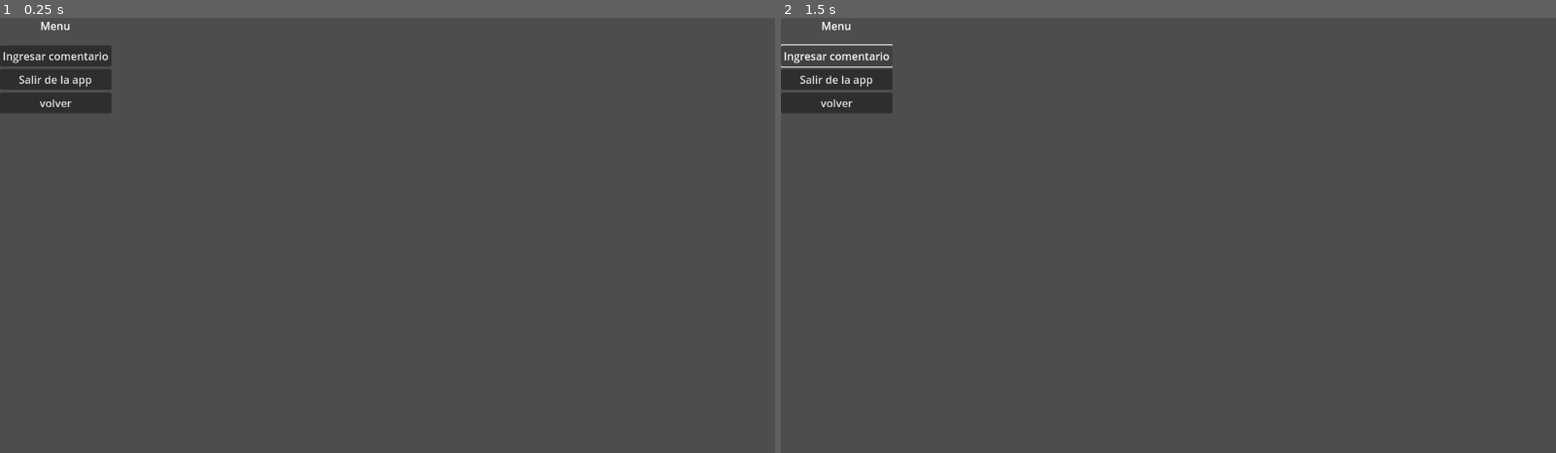
Above: before the commit, frames 1-2 (left to right).
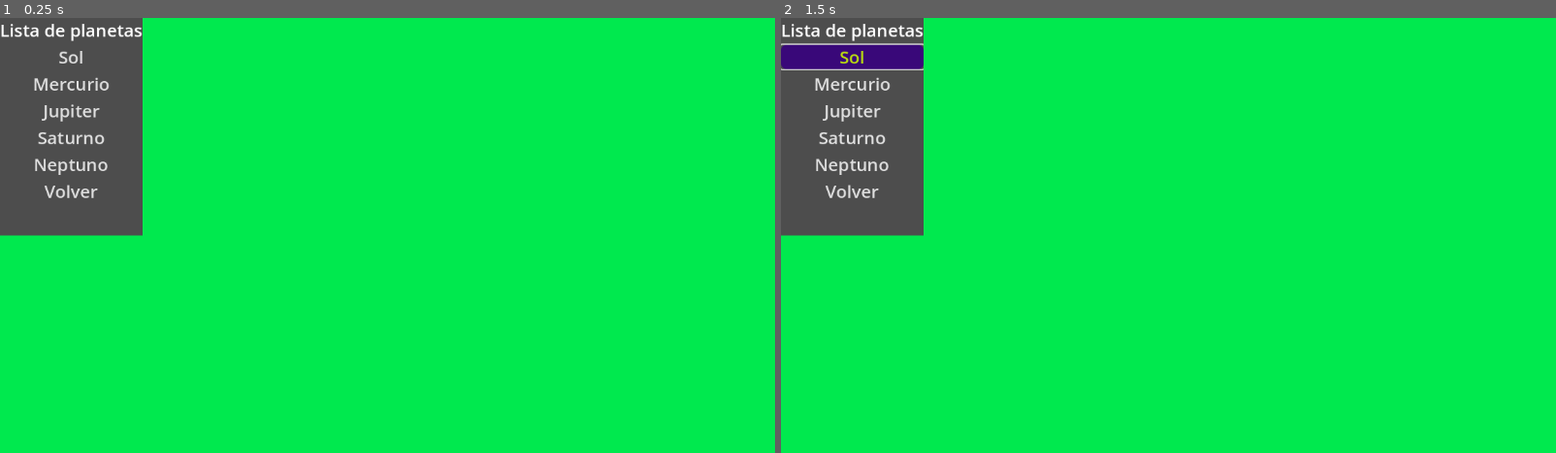
Above: after the commit, the same moments.

Repository: USER1012007/ElvisTec
Game: Godot game, scene res://frontend/main_scene.tscn
The game is run twice, just before and just after one commit, with the same random seed, the same clock (stepped at 60 frames per second) and the same inputs. This scene is started directly instead of the project's main scene.
Inputs (mouse positions are in pixels of both pictures, inside the frame that each line leads up to):
- Up to frame 1 (0.25 s): no input
- Up to frame 2 (1.5 s): click "Menu" at 0.5 s; click (835, 57) at 1.25 s, where only the run before the commit has a clickable "Ingresar comentario"

The runs differ from the first frame. In frame 1, 93% of the frame differs, in the area x 0-100%, y 0-100%; in frame 2, 94%.

Commit message:
Update of the files in the frontend on the main scene and modifications in the assets

Diff:
--- /dev/null
+++ b/frontend/diseño_button.gd
@@ -0,0 +1,14 @@
+extends Button
+func _ready() -> void:
+	var normal = StyleBoxFlat.new()
+	normal.bg_color = Color(0,0,0,0)  # color azul
+	normal.corner_radius_top_left = 8
+	normal.corner_radius_top_right = 8
+	normal.corner_radius_bottom_left = 8
+	normal.corner_radius_bottom_right = 8
+
+	add_theme_stylebox_override("normal", normal)
+
+	var hover = normal.duplicate()
+	hover.bg_color = Color("#390879")   # color al pasar el mouse
+	add_theme_stylebox_override("hover", hover)
--- /dev/null
+++ b/frontend/index.tscn
@@ -0,0 +1,26 @@
+[gd_scene load_steps=2 format=3 uid="uid://dpl2gjxmg7g4t"]
+
+[ext_resource type="Texture2D" uid="uid://cqalj4kmxmh5n" path="res://assets/fronted_img/galaxia.jpg" id="1_7fspv"]
+
+[node name="Control" type="Control"]
+layout_mode = 3
+anchors_preset = 15
+anchor_right = 1.0
+anchor_bottom = 1.0
+grow_horizontal = 2
+grow_vertical = 2
+
+[node name="TextureRect" type="TextureRect" parent="."]
+layout_mode = 1
+anchors_preset = -1
+anchor_left = -2.2800002
+anchor_top = -1.6790001
+anchor_right = 4.4370003
+anchor_bottom = 3.0170002
+offset_left = -15289.439
+offset_top = -149.00793
+offset_right = 497.57568
+offset_bottom = 814.9839
+grow_horizontal = 2
+grow_vertical = 2
+texture = ExtResource("1_7fspv")
--- a/frontend/main_scene.gd
+++ b/frontend/main_scene.gd
@@ -1,6 +1,7 @@
 extends Control
 
 @onready var pop1_popup = $Popup
+@onready var pop2_popup = $Popup2
 
 func _on_button_pressed() -> void:
 	pop1_popup.popup_centered()
@@ -10,3 +11,12 @@
 func _on_salir_pressed() -> void:
 	get_tree().quit()
 	pass # Replace with function body.
+
+func _on_planetas_pressed() -> void:
+	pop2_popup.popup_centered()
+	pass # Replace with function body.
+
+
+func _on_volver_2_pressed() -> void:
+	pop1_popup.popup_centered()
+	pass # Replace with function body.
--- a/frontend/main_scene.tscn
+++ b/frontend/main_scene.tscn
@@ -1,7 +1,11 @@
-[gd_scene load_steps=3 format=3 uid="uid://5i16ushsqe5v"]
+[gd_scene load_steps=6 format=3 uid="uid://5i16ushsqe5v"]
 
 [ext_resource type="Script" uid="uid://bubt43gelp8kk" path="res://frontend/main_scene.gd" id="1_6hmje"]
 [ext_resource type="Script" uid="uid://dqmlev43wydi" path="res://frontend/menu.gd" id="2_ivsrt"]
+[ext_resource type="Script" uid="uid://bo27wk2nic5m5" path="res://frontend/diseño_button.gd" id="2_rleuo"]
+[ext_resource type="Script" uid="uid://bvrsthe6mnias" path="res://frontend/popup_2.gd" id="4_jheov"]
+
+[sub_resource type="StyleBoxFlat" id="StyleBoxFlat_ivsrt"]
 
 [node name="MainScene" type="Control"]
 layout_mode = 3
@@ -12,60 +16,161 @@
 grow_vertical = 2
 script = ExtResource("1_6hmje")
 
-[node name="MarginContainer" type="MarginContainer" parent="."]
+[node name="ColorRect" type="ColorRect" parent="."]
 layout_mode = 1
 anchors_preset = 15
 anchor_right = 1.0
 anchor_bottom = 1.0
 grow_horizontal = 2
 grow_vertical = 2
-theme_override_constants/margin_left = 7
-theme_override_constants/margin_top = 7
-theme_override_constants/margin_right = 7
-theme_override_constants/margin_bottom = 7
+color = Color(1.0588765e-06, 0.9125124, 0.3066011, 1)
 
-[node name="VBoxContainer" type="VBoxContainer" parent="MarginContainer"]
-layout_mode = 2
+[node name="VBoxContainer" type="VBoxContainer" parent="ColorRect"]
+layout_mode = 0
+offset_right = 1138.0
+offset_bottom = 634.0
 
-[node name="Button" type="Button" parent="MarginContainer/VBoxContainer"]
+[node name="Button" type="Button" parent="ColorRect/VBoxContainer"]
 layout_mode = 2
 size_flags_horizontal = 0
+theme_override_colors/font_hover_color = Color(0.73333335, 0.87058824, 0.05882353, 1)
 theme_override_font_sizes/font_size = 25
 text = "Menu
 "
+script = ExtResource("2_rleuo")
 
 [node name="Popup" type="Popup" parent="."]
 oversampling_override = 1.0
-size = Vector2i(166, 146)
-visible = true
+size = Vector2i(317, 316)
 script = ExtResource("2_ivsrt")
 
 [node name="VBoxContainer" type="VBoxContainer" parent="Popup"]
-offset_right = 40.0
-offset_bottom = 40.0
+offset_right = 317.0
+offset_bottom = 318.0
 
 [node name="Label" type="Label" parent="Popup/VBoxContainer"]
 layout_mode = 2
 size_flags_horizontal = 4
+theme_override_font_sizes/font_size = 36
 text = "Menu"
 
 [node name="MarginContainer" type="MarginContainer" parent="Popup/VBoxContainer"]
 layout_mode = 2
 theme_override_constants/margin_top = 10
 
-[node name="comentario" type="Button" parent="Popup/VBoxContainer"]
+[node name="Planetas" type="Button" parent="Popup/VBoxContainer"]
 layout_mode = 2
-text = "Ingresar comentario"
+theme_override_colors/font_hover_color = Color(0.73333335, 0.87058824, 0.05882353, 1)
+theme_override_font_sizes/font_size = 36
+text = "Planetas"
+script = ExtResource("2_rleuo")
+
+[node name="Sis_Escala" type="Button" parent="Popup/VBoxContainer"]
+layout_mode = 2
+theme_override_colors/font_hover_color = Color(0.73333335, 0.87058824, 0.05882353, 1)
+theme_override_font_sizes/font_size = 36
+text = "Sistema a escala
+"
+script = ExtResource("2_rleuo")
 
 [node name="salir" type="Button" parent="Popup/VBoxContainer"]
 layout_mode = 2
+theme_override_colors/font_hover_color = Color(0.73333335, 0.87058824, 0.05882353, 1)
+theme_override_font_sizes/font_size = 36
 text = "Salir de la app"
+script = ExtResource("2_rleuo")
 
 [node name="volver" type="Button" parent="Popup/VBoxContainer"]
 layout_mode = 2
-text = "volver"
+theme_override_colors/font_hover_color = Color(0.73333335, 0.87058824, 0.05882353, 1)
+theme_override_font_sizes/font_size = 36
+theme_override_styles/hover_pressed = SubResource("StyleBoxFlat_ivsrt")
+text = "Volver"
+script = ExtResource("2_rleuo")
 
-[connection signal="pressed" from="MarginContainer/VBoxContainer/Button" to="." method="_on_button_pressed"]
-[connection signal="pressed" from="Popup/VBoxContainer/comentario" to="Popup" method="_on_comentario_pressed"]
+[node name="Popup2" type="Popup" parent="."]
+oversampling_override = 1.0
+size = Vector2i(212, 324)
+visible = true
+script = ExtResource("4_jheov")
+
+[node name="VBoxContainer" type="VBoxContainer" parent="Popup2"]
+offset_right = 192.0
+offset_bottom = 233.0
+
+[node name="Label" type="Label" parent="Popup2/VBoxContainer"]
+layout_mode = 2
+theme_override_font_sizes/font_size = 26
+text = "Lista de planetas"
+horizontal_alignment = 1
+
+[node name="Sol" type="Button" parent="Popup2/VBoxContainer"]
+layout_mode = 2
+theme_override_colors/font_hover_color = Color(0.73333335, 0.87058824, 0.05882353, 1)
+theme_override_font_sizes/font_size = 26
+text = "Sol"
+script = ExtResource("2_rleuo")
+
+[node name="Mercurio" type="Button" parent="Popup2/VBoxContainer"]
+layout_mode = 2
+theme_override_colors/font_hover_color = Color(0.73333335, 0.87058824, 0.05882353, 1)
+theme_override_font_sizes/font_size = 26
+text = "Mercurio"
+script = ExtResource("2_rleuo")
+
+[node name="Venus" type="Button" parent="Popup2/VBoxContainer"]
+visible = false
+layout_mode = 2
+theme_override_colors/font_hover_color = Color(0.73333335, 0.87058824, 0.05882353, 1)
+text = "Venus"
+script = ExtResource("2_rleuo")
+
+[node name="Tierra" type="Button" parent="Popup2/VBoxContainer"]
+visible = false
+layout_mode = 2
+theme_override_colors/font_hover_color = Color(0.73333335, 0.87058824, 0.05882353, 1)
+text = "Tierra"
+script = ExtResource("2_rleuo")
+
+[node name="Marte" type="Button" parent="Popup2/VBoxContainer"]
+visible = false
+layout_mode = 2
+theme_override_colors/font_hover_color = Color(0.73333335, 0.87058824, 0.05882353, 1)
+text = "Marte"
+script = ExtResource("2_rleuo")
+
+[node name="Jupiter" type="Button" parent="Popup2/VBoxContainer"]
+layout_mode = 2
+theme_override_colors/font_hover_color = Color(0.73333335, 0.87058824, 0.05882353, 1)
+theme_override_font_sizes/font_size = 26
+text = "Jupiter"
+script = ExtResource("2_rleuo")
+
+[node name="Saturno" type="Button" parent="Popup2/VBoxContainer"]
+layout_mode = 2
+theme_override_colors/font_hover_color = Color(0.73333335, 0.87058824, 0.05882353, 1)
+theme_override_font_sizes/font_size = 26
+text = "Saturno"
+script = ExtResource("2_rleuo")
+
+[node name="Neptuno" type="Button" parent="Popup2/VBoxContainer"]
+layout_mode = 2
+theme_override_colors/font_hover_color = Color(0.73333335, 0.87058824, 0.05882353, 1)
+theme_override_font_sizes/font_size = 26
+text = "Neptuno"
+script = ExtResource("2_rleuo")
+
+[node name="Volver2" type="Button" parent="Popup2/VBoxContainer"]
+layout_mode = 2
+theme_override_colors/font_hover_color = Color(0.73333335, 0.87058824, 0.05882353, 1)
+theme_override_font_sizes/font_size = 26
+text = "Volver"
+script = ExtResource("2_rleuo")
+
+[connection signal="pressed" from="ColorRect/VBoxContainer/Button" to="." method="_on_button_pressed"]
+[connection signal="pressed" from="Popup/VBoxContainer/Planetas" to="." method="_on_planetas_pressed"]
+[connection signal="pressed" from="Popup/VBoxContainer/Planetas" to="Popup" method="_on_planetas_pressed"]
 [connection signal="pressed" from="Popup/VBoxContainer/salir" to="." method="_on_salir_pressed"]
 [connection signal="pressed" from="Popup/VBoxContainer/volver" to="Popup" method="_on_volver_pressed"]
+[connection signal="pressed" from="Popup2/VBoxContainer/Volver2" to="." method="_on_volver_2_pressed"]
+[connection signal="pressed" from="Popup2/VBoxContainer/Volver2" to="Popup2" method="_on_volver_2_pressed"]
--- a/frontend/menu.gd
+++ b/frontend/menu.gd
@@ -1,10 +1,10 @@
 extends Popup
-
-
-func _on_comentario_pressed() -> void:
-	pass # Replace with function body.
-
 
 func _on_volver_pressed() -> void:
 	hide()
 	pass # Replace with function body.
+
+
+func _on_planetas_pressed() -> void:
+	hide()
+	pass # Replace with function body.
--- /dev/null
+++ b/frontend/popup_2.gd
@@ -0,0 +1,5 @@
+extends Popup
+
+func _on_volver_2_pressed() -> void:
+	hide()
+	pass # Replace with function body.
Not shown, added: frontend/diseño_button.gd.uid
Not shown, added: frontend/popup_2.gd.uid
